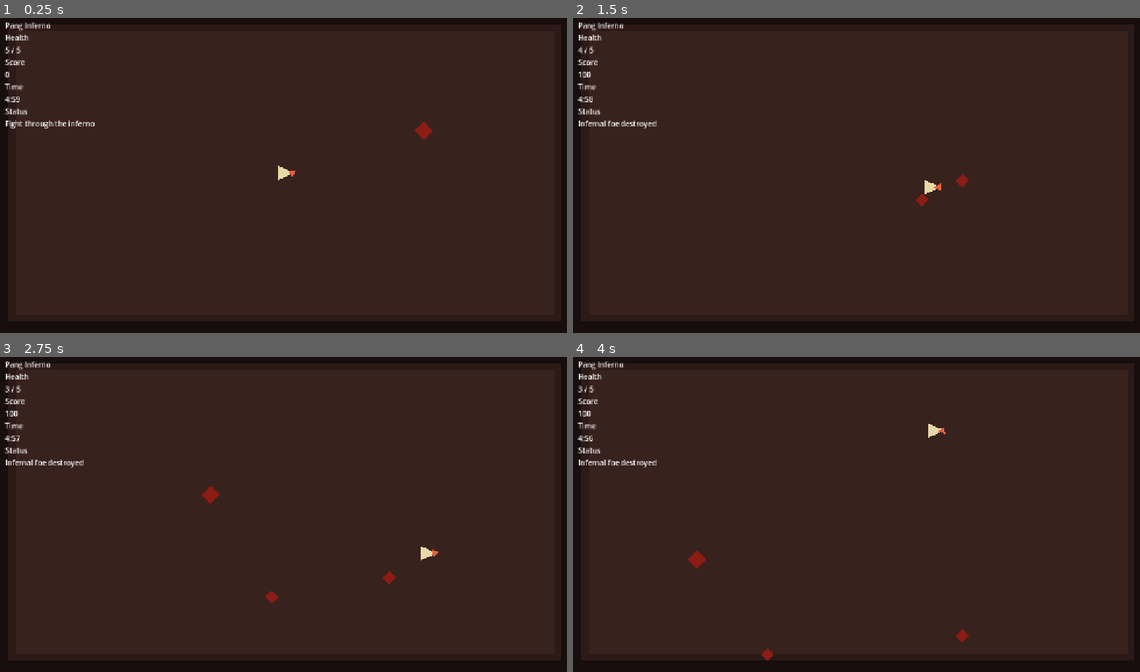
Above: before the commit, frames 1-4 (two rows, left to right).
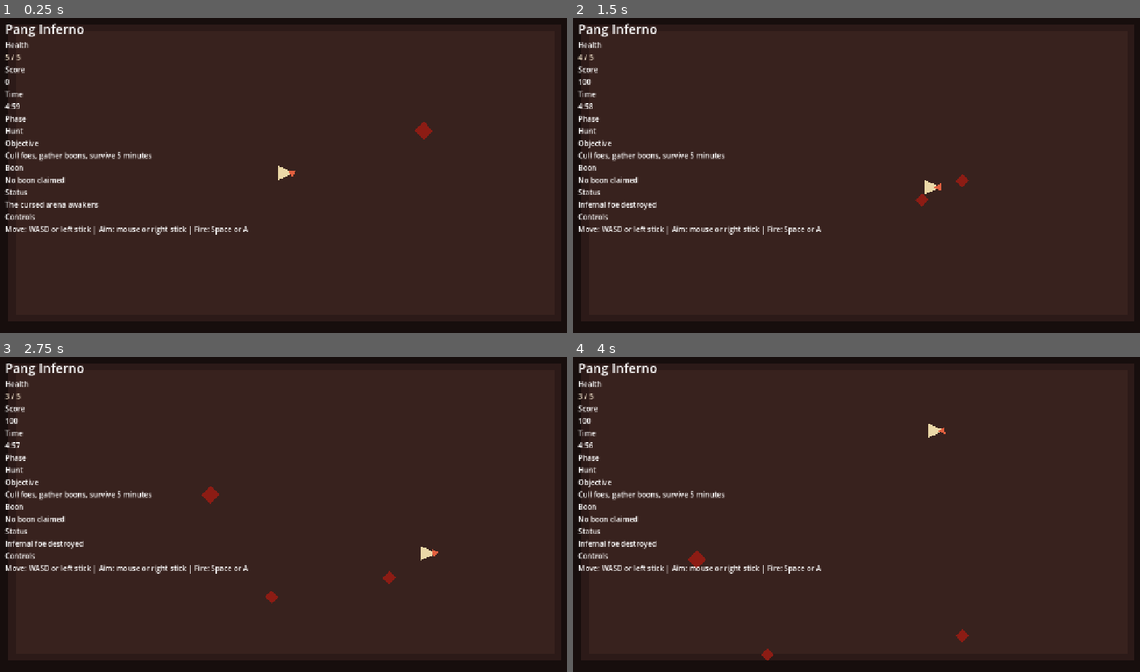
Above: after the commit, the same moments.

Repository: fj-vega/pang-inferno
Game: Godot game, scene res://scenes/main/Main.tscn
Same seed, same stepped clock (60 frames per second), same inputs: the game is played once before the commit and once after it.
Inputs (mouse positions are in pixels of both pictures, inside the frame that each line leads up to):
- Up to frame 1 (0.25 s): no input
- Up to frame 2 (1.5 s): tap Enter at 0.5 s; move the mouse to (986, 156) at 0.52 s; hold D (move_right) 0.53-1.28 s; hold Space (fire) 0.53-1.28 s; move the mouse to (743, 188) at 1.27 s; hold S (move_down) from 1.28 s (still down); tap Space (fire) at 1.35 s
- Up to frame 3 (2.75 s): move the mouse to (345, 438) at 2.02 s; release S (move_down) at 2.03 s; hold D (move_right) from 2.03 s (still down); hold Space (fire) from 2.03 s (still down); tap Enter at 2.1 s
- Up to frame 4 (4 s): move the mouse to (828, 577) at 2.77 s; release D (move_right) at 2.78 s; release Space (fire) at 2.78 s; hold W (move_up) 2.78-3.53 s; tap P at 2.85 s; tap Space (fire) at 3.05 s; move the mouse to (1032, 561) at 3.52 s; hold A (move_left) from 3.53 s (still down); hold Space (fire) from 3.53 s (still down)

The runs differ from the first frame. In frame 1, 2.4% of the frame differs, in the area x 0-44%, y 1-69%; in frame 2, 2.4%; in frame 3, 2.4%; in frame 4, 2.4%.

Commit message:
Improve run readability and HUD feedback

Diff:
--- a/scenes/ui/HUD.tscn
+++ b/scenes/ui/HUD.tscn
@@ -15,12 +15,14 @@
 
 [node name="TitleLabel" type="Label" parent="MarginContainer/VBoxContainer"]
 text = "Pang Inferno"
+theme_override_font_sizes/font_size = 28
 
 [node name="HealthLabel" type="Label" parent="MarginContainer/VBoxContainer"]
 text = "Health"
 
 [node name="HealthValue" type="Label" parent="MarginContainer/VBoxContainer"]
 text = "5 / 5"
+modulate = Color(0.964706, 0.905882, 0.811765, 1)
 
 [node name="ScoreLabel" type="Label" parent="MarginContainer/VBoxContainer"]
 text = "Score"
@@ -34,8 +36,34 @@
 [node name="TimerValue" type="Label" parent="MarginContainer/VBoxContainer"]
 text = "5:00"
 
+[node name="PhaseLabel" type="Label" parent="MarginContainer/VBoxContainer"]
+text = "Phase"
+
+[node name="PhaseValue" type="Label" parent="MarginContainer/VBoxContainer"]
+text = "Hunt"
+
+[node name="ObjectiveLabel" type="Label" parent="MarginContainer/VBoxContainer"]
+text = "Objective"
+
+[node name="ObjectiveValue" type="Label" parent="MarginContainer/VBoxContainer"]
+text = "Cull foes and endure the arena"
+
+[node name="BoonLabel" type="Label" parent="MarginContainer/VBoxContainer"]
+text = "Boon"
+
+[node name="BoonValue" type="Label" parent="MarginContainer/VBoxContainer"]
+text = "No boon claimed"
+
 [node name="StatusLabel" type="Label" parent="MarginContainer/VBoxContainer"]
 text = "Status"
 
 [node name="StatusValue" type="Label" parent="MarginContainer/VBoxContainer"]
 text = "Awaiting battle"
+
+[node name="ControlsLabel" type="Label" parent="MarginContainer/VBoxContainer"]
+text = "Controls"
+
+[node name="ControlsValue" type="Label" parent="MarginContainer/VBoxContainer"]
+custom_minimum_size = Vector2(420, 0)
+autowrap_mode = 3
+text = "Move: WASD or left stick | Aim: mouse or right stick | Fire: Space or A"
--- a/scripts/player/player_controller.gd
+++ b/scripts/player/player_controller.gd
@@ -1,6 +1,7 @@
 extends CharacterBody2D
 
 signal shot_requested(origin: Vector2, direction: Vector2, pierce_count: int)
+signal boons_changed(summary_text: String)
 
 const MOVE_SPEED := 360.0
 const ARENA_MARGIN := 48.0
@@ -55,12 +56,15 @@
 
 
 func _update_buff_timers(delta: float) -> void:
-	if rapid_fire_duration_remaining <= 0.0:
-		return
-
-	rapid_fire_duration_remaining = max(rapid_fire_duration_remaining - delta, 0.0)
-	if rapid_fire_duration_remaining == 0.0:
-		fire_cooldown_multiplier = 1.0
+	var boons_changed_this_frame := false
+	if rapid_fire_duration_remaining > 0.0:
+		var previous_rapid_fire := rapid_fire_duration_remaining
+		rapid_fire_duration_remaining = max(rapid_fire_duration_remaining - delta, 0.0)
+		boons_changed_this_frame = previous_rapid_fire != rapid_fire_duration_remaining
+		if rapid_fire_duration_remaining == 0.0:
+			fire_cooldown_multiplier = 1.0
+	if boons_changed_this_frame:
+		_emit_boon_summary()
 
 
 func _update_firing(delta: float) -> void:
@@ -77,7 +81,31 @@
 func apply_rapid_fire(cooldown_multiplier: float, duration: float) -> void:
 	fire_cooldown_multiplier = cooldown_multiplier
 	rapid_fire_duration_remaining = duration
+	_emit_boon_summary()
 
 
 func grant_piercing_shots(count: int) -> void:
 	piercing_shots_remaining += count
+	_emit_boon_summary()
+
+
+func consume_pierce_charge() -> void:
+	if piercing_shots_remaining <= 0:
+		return
+	piercing_shots_remaining -= 1
+	_emit_boon_summary()
+
+
+func get_boon_summary() -> String:
+	var boon_parts: Array[String] = []
+	if rapid_fire_duration_remaining > 0.0:
+		boon_parts.append("Blood Rite %.1fs" % rapid_fire_duration_remaining)
+	if piercing_shots_remaining > 0:
+		boon_parts.append("Void Thorn %d" % piercing_shots_remaining)
+	if boon_parts.is_empty():
+		return "No boon claimed"
+	return " | ".join(boon_parts)
+
+
+func _emit_boon_summary() -> void:
+	boons_changed.emit(get_boon_summary())
--- a/scripts/systems/game_flow.gd
+++ b/scripts/systems/game_flow.gd
@@ -58,6 +58,8 @@
 func _connect_gameplay_signals() -> void:
 	if player.has_signal("shot_requested"):
 		player.shot_requested.connect(_spawn_projectile)
+	if player.has_signal("boons_changed"):
+		player.boons_changed.connect(_on_player_boons_changed)
 	if player_health.has_signal("health_changed"):
 		player_health.health_changed.connect(_on_player_health_changed)
 	if player_health.has_signal("died"):
@@ -71,8 +73,16 @@
 func _configure_hud() -> void:
 	if hud.has_method("set_round_time"):
 		hud.call("set_round_time", ROUND_DURATION)
-	if hud.has_method("set_status"):
-		hud.call("set_status", "Fight through the inferno")
+	if hud.has_method("set_phase"):
+		hud.call("set_phase", "Hunt")
+	if hud.has_method("set_objective"):
+		hud.call("set_objective", "Cull foes, gather boons, survive 5 minutes")
+	if hud.has_method("set_boon"):
+		hud.call("set_boon", player.call("get_boon_summary"))
+	if hud.has_method("set_status"):
+		hud.call("set_status", "The cursed arena awakens")
+	if hud.has_method("set_controls_hint"):
+		hud.call("set_controls_hint", "Move: WASD or left stick | Aim: mouse or right stick | Fire: Space or A")
 	if hud.has_method("set_health"):
 		hud.call("set_health", player_health.call("get_current_health"), player_health.call("get_max_health"))
 	if hud.has_method("set_score"):
@@ -125,8 +135,12 @@
 	boss.call("set_target", player)
 	enemy_container.add_child(boss)
 	_connect_enemy(boss)
-	if hud.has_method("set_status"):
-		hud.call("set_status", "Boss phase: infernal champion")
+	if hud.has_method("set_phase"):
+		hud.call("set_phase", "Boss")
+	if hud.has_method("set_objective"):
+		hud.call("set_objective", "Slay the infernal champion")
+	if hud.has_method("set_status"):
+		hud.call("set_status", "Boss phase: infernal champion rises")
 
 
 func _spawn_projectile(origin: Vector2, direction: Vector2, pierce_count: int) -> void:
@@ -137,15 +151,23 @@
 	projectile.global_position = origin
 	projectile.call("setup", direction, pierce_count)
 	projectile_container.add_child(projectile)
+	if pierce_count > 0:
+		player.call("consume_pierce_charge")
 
 
 func _on_player_health_changed(current_health: int, max_health: int) -> void:
 	if hud.has_method("set_health"):
 		hud.call("set_health", current_health, max_health)
+	if current_health <= 2 and not run_over and hud.has_method("set_status"):
+		hud.call("set_status", "Your lifeblood runs thin")
 
 
 func _on_player_died() -> void:
 	run_over = true
+	if hud.has_method("set_phase"):
+		hud.call("set_phase", "Defeat")
+	if hud.has_method("set_objective"):
+		hud.call("set_objective", "The hunt is lost")
 	if hud.has_method("set_status"):
 		hud.call("set_status", "The hunter has fallen")
 
@@ -193,20 +215,30 @@
 	match effect_name:
 		"rapid_fire":
 			player.call("apply_rapid_fire", 0.45, 8.0)
+			if hud.has_method("set_objective"):
+				hud.call("set_objective", "Spend your boon before it fades")
 			if hud.has_method("set_status"):
 				hud.call("set_status", "Blood rite: rapid fire")
 		"heal":
 			player_health.call("heal", 2)
+			if hud.has_method("set_objective"):
+				hud.call("set_objective", "Regain momentum and hold the arena")
 			if hud.has_method("set_status"):
 				hud.call("set_status", "Iron ward: vitality restored")
 		"pierce":
 			player.call("grant_piercing_shots", 8)
+			if hud.has_method("set_objective"):
+				hud.call("set_objective", "Void thorns can carve through clustered foes")
 			if hud.has_method("set_status"):
 				hud.call("set_status", "Void thorn: shots pierce")
 
 
 func _on_round_survived() -> void:
 	run_over = true
+	if hud.has_method("set_phase"):
+		hud.call("set_phase", "Survived")
+	if hud.has_method("set_objective"):
+		hud.call("set_objective", "Endure until the next descent")
 	if hud.has_method("set_status"):
 		hud.call("set_status", "You survived the round")
 
@@ -218,8 +250,17 @@
 		child.queue_free()
 	for child in powerup_container.get_children():
 		child.queue_free()
+	if hud.has_method("set_phase"):
+		hud.call("set_phase", "Victory")
+	if hud.has_method("set_objective"):
+		hud.call("set_objective", "The infernal champion is broken")
 	if hud.has_method("set_status"):
 		hud.call("set_status", "Victory: infernal champion slain")
+
+
+func _on_player_boons_changed(summary_text: String) -> void:
+	if hud.has_method("set_boon"):
+		hud.call("set_boon", summary_text)
 
 
 func _random_arena_position(margin: float) -> Vector2:
--- a/scripts/ui/hud.gd
+++ b/scripts/ui/hud.gd
@@ -1,12 +1,20 @@
 extends CanvasLayer
+
+const LOW_HEALTH_COLOR := Color(0.996078, 0.478431, 0.380392, 1)
+const NORMAL_HEALTH_COLOR := Color(0.964706, 0.905882, 0.811765, 1)
 
 @onready var health_value: Label = $MarginContainer/VBoxContainer/HealthValue
 @onready var score_value: Label = $MarginContainer/VBoxContainer/ScoreValue
 @onready var timer_value: Label = $MarginContainer/VBoxContainer/TimerValue
+@onready var phase_value: Label = $MarginContainer/VBoxContainer/PhaseValue
+@onready var objective_value: Label = $MarginContainer/VBoxContainer/ObjectiveValue
+@onready var boon_value: Label = $MarginContainer/VBoxContainer/BoonValue
 @onready var status_value: Label = $MarginContainer/VBoxContainer/StatusValue
+@onready var controls_value: Label = $MarginContainer/VBoxContainer/ControlsValue
 
 func set_health(current_health: int, max_health: int) -> void:
 	health_value.text = "%d / %d" % [current_health, max_health]
+	health_value.modulate = LOW_HEALTH_COLOR if current_health <= 2 else NORMAL_HEALTH_COLOR
 
 
 func set_score(score: int) -> void:
@@ -20,5 +28,21 @@
 	timer_value.text = "%d:%02d" % [minutes_part, seconds_part]
 
 
+func set_phase(text: String) -> void:
+	phase_value.text = text
+
+
+func set_objective(text: String) -> void:
+	objective_value.text = text
+
+
+func set_boon(text: String) -> void:
+	boon_value.text = text
+
+
 func set_status(text: String) -> void:
 	status_value.text = text
+
+
+func set_controls_hint(text: String) -> void:
+	controls_value.text = text
Not shown, changed: docs/IMPLEMENTATION_CHECKLIST.md
Not shown, changed: docs/MEMORY.md
Not shown, changed: docs/PLAN.md
Not shown, changed: docs/STRUCTURE.md
